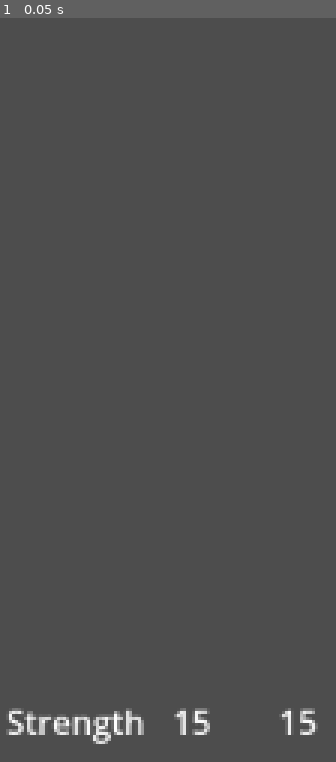
Above: before the commit, frame 1.
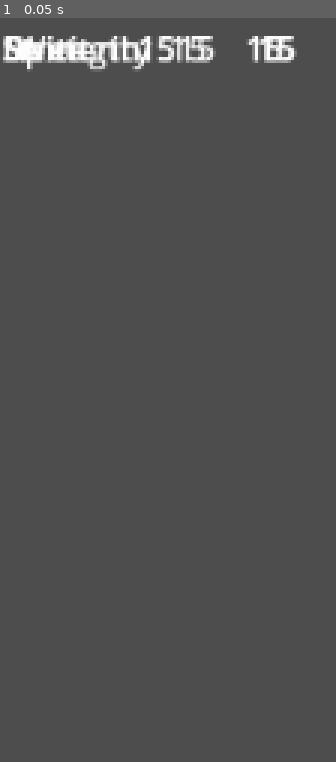
Above: after the commit, the same moment.

Repository: beardy-dev/advent-of-game-dev-2025
Game: Godot game, scene res://main.tscn
Same seed, same stepped clock (60 frames per second), same inputs: the game is played once before the commit and once after it.
Inputs:
- Up to frame 1 (0.05 s): no input

The runs differ from the first frame. In frame 1, 3.5% of the frame differs, in the area x 0-95%, y 2-98%.

Commit message:
working on resuable components still

Diff:
--- a/main.gd
+++ b/main.gd
@@ -1,13 +1,14 @@
+class_name MainUI
 extends Control
 
-
+var stats = ['Strength', 'Dexterity', 'Spirit', 'Wits']
 
 # Called when the node enters the scene tree for the first time.
 func _ready():
-	var strengthControl: StatControl = StatControl.constructor(1, "Strength");
-	strengthControl.name = "StrengthControl"
-	add_to_group("StatControls")
-	add_child(strengthControl)
+	for stat in stats:
+		var statControl = StatControl.constructor(stat)
+		add_child(statControl)
+	print('>>> MY CHILDREN: ', get_children())
 
 
 # Called every frame. 'delta' is the elapsed time since the previous frame.
--- a/main.tscn
+++ b/main.tscn
@@ -1,10 +1,9 @@
-[gd_scene load_steps=3 format=3 uid="uid://76dhqlouj5bv"]
+[gd_scene load_steps=2 format=3 uid="uid://76dhqlouj5bv"]
 
 [ext_resource type="Script" path="res://main.gd" id="1_1esfj"]
 
-[sub_resource type="Theme" id="Theme_3s8s3"]
-
 [node name="Control" type="Control"]
+layout_direction = 2
 layout_mode = 3
 anchors_preset = 15
 anchor_right = 1.0
@@ -13,5 +12,4 @@
 offset_right = 1.0
 grow_horizontal = 2
 grow_vertical = 2
-theme = SubResource("Theme_3s8s3")
 script = ExtResource("1_1esfj")
--- a/project.godot
+++ b/project.godot
@@ -14,3 +14,8 @@
 run/main_scene="res://main.tscn"
 config/features=PackedStringArray("4.2", "Forward Plus")
 config/icon="res://icon.svg"
+
+[editor]
+
+version_control/plugin_name="GitPlugin"
+version_control/autoload_on_startup=true
--- a/statControl.gd
+++ b/statControl.gd
@@ -3,16 +3,14 @@
 
 # preloads the statControl scene
 const self_scene = preload("res://statControl.tscn")
-var statLabel
-var statCurrentVal
-var statMaxVal
 
 # id for instance tracking
 @export var statcontrol_id: int
 
 # instantiates a StatControl object with a specified ID to return to other controls
-static func constructor(id: int = 0, label: String = "Stat") -> StatControl:
-	var obj = self_scene.instantiate();
-	obj.statcontrol_id = id;
+static func constructor(label: String = "Stat") -> StatControl:
+	var obj = self_scene.instantiate()
+	obj.statcontrol_id = ResourceUID.create_id()
+	ResourceUID.add_id(obj.statcontrol_id, obj.get_path())
 	obj.get_node("StatControlPanel/statLabel").text = label
 	return obj
--- a/statControl.tscn
+++ b/statControl.tscn
@@ -1,50 +1,67 @@
-[gd_scene load_steps=4 format=3 uid="uid://c3ktq1b5b5p3s"]
+[gd_scene load_steps=3 format=3 uid="uid://c3ktq1b5b5p3s"]
 
 [ext_resource type="Script" path="res://statControl.gd" id="1_dam0w"]
 
 [sub_resource type="CanvasItemMaterial" id="CanvasItemMaterial_rbw4g"]
 
-[sub_resource type="Theme" id="Theme_ku0cv"]
-
 [node name="StatControl" type="Control"]
+custom_minimum_size = Vector2(150, 50)
 layout_direction = 2
 layout_mode = 3
-anchors_preset = 4
+anchors_preset = 8
+anchor_left = 0.5
 anchor_top = 0.5
+anchor_right = 0.5
 anchor_bottom = 0.5
+offset_left = -576.0
+offset_top = -324.0
+offset_right = -426.0
+offset_bottom = -274.0
+grow_horizontal = 2
 grow_vertical = 2
-size_flags_horizontal = 4
-size_flags_vertical = 4
+size_flags_horizontal = 6
+size_flags_vertical = 6
 script = ExtResource("1_dam0w")
 
 [node name="StatControlPanel" type="HBoxContainer" parent="."]
 material = SubResource("CanvasItemMaterial_rbw4g")
+custom_minimum_size = Vector2(150, 50)
 layout_direction = 2
-layout_mode = 0
-offset_left = 2.0
-offset_right = 152.0
-offset_bottom = 50.0
-theme = SubResource("Theme_ku0cv")
+layout_mode = 1
+anchors_preset = 8
+anchor_left = 0.5
+anchor_top = 0.5
+anchor_right = 0.5
+anchor_bottom = 0.5
+offset_left = -75.0
+offset_top = -25.0
+offset_right = 75.0
+offset_bottom = 25.0
+grow_horizontal = 2
+grow_vertical = 2
+theme_override_constants/separation = 5
 alignment = 1
-metadata/_edit_use_anchors_ = true
 
 [node name="statLabel" type="Label" parent="StatControlPanel"]
 layout_mode = 2
-size_flags_horizontal = 2
+size_flags_horizontal = 3
+size_flags_vertical = 1
 text = "STAT"
 horizontal_alignment = 1
 vertical_alignment = 1
 
 [node name="statCurrentValue" type="Label" parent="StatControlPanel"]
 layout_mode = 2
-size_flags_horizontal = 6
+size_flags_horizontal = 3
+size_flags_vertical = 1
 text = "15"
 horizontal_alignment = 1
 vertical_alignment = 1
 
 [node name="statMaxValue" type="Label" parent="StatControlPanel"]
 layout_mode = 2
-size_flags_horizontal = 10
+size_flags_horizontal = 3
+size_flags_vertical = 1
 text = "15"
 horizontal_alignment = 1
 vertical_alignment = 1
Not shown, added: addons/godot-git-plugin/plugin.cfg
Not shown, added: addons/godot-git-plugin/LICENSE
Not shown, added: addons/godot-git-plugin/THIRDPARTY.md
Not shown, added: addons/godot-git-plugin/git_plugin.gdextension
Not shown, added: addons/godot-git-plugin/win64/libgit_plugin.windows.editor.x86_64.dll
Not shown, added: addons/godot-git-plugin/win64/libgit_plugin.windows.editor.x86_64.exp
Not shown, added: addons/godot-git-plugin/win64/libgit_plugin.windows.editor.x86_64.lib
Not shown, added: addons/godot-git-plugin/win64/~libgit_plugin.windows.editor.x86_64.dll
